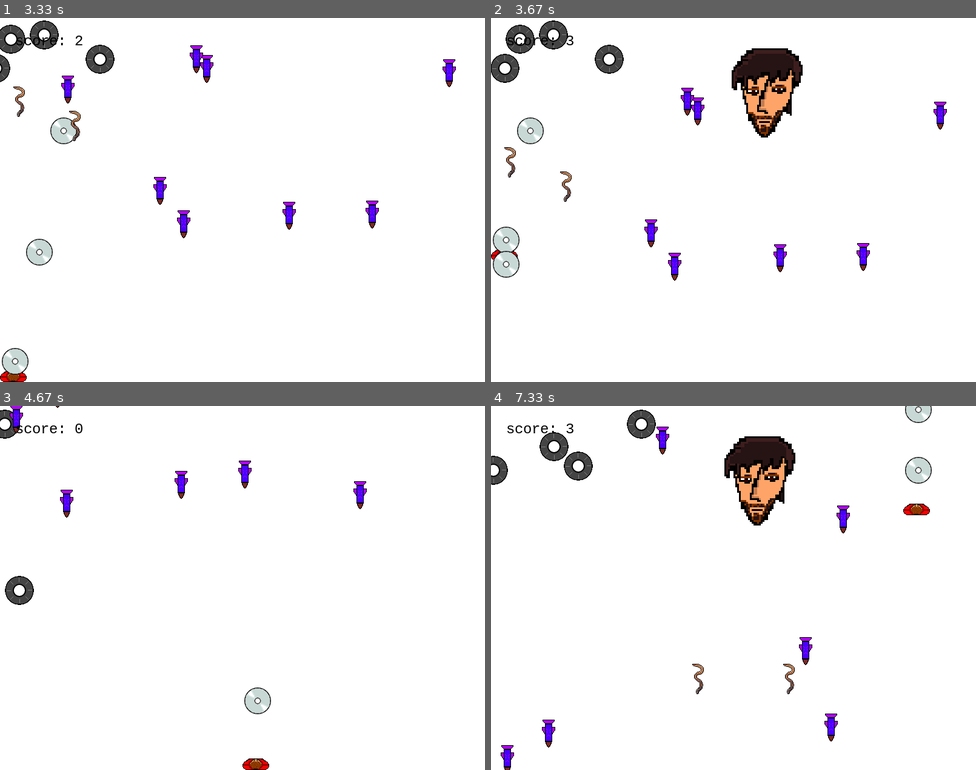
Above: before the commit, frames 1-4 (two rows, left to right).
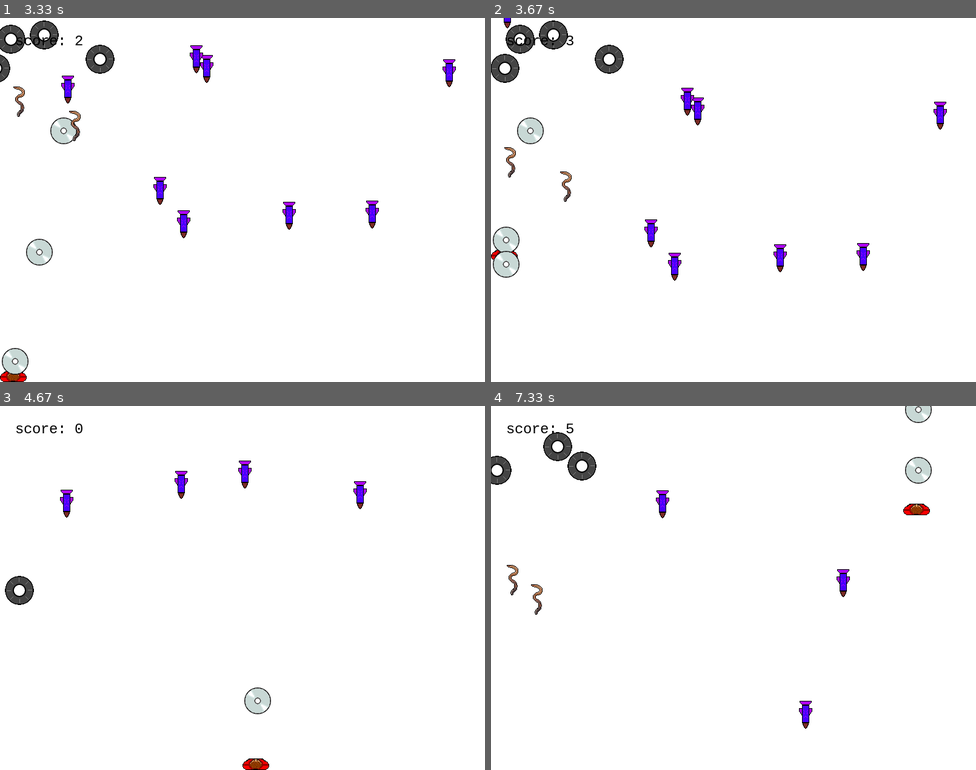
Above: after the commit, the same moments.

Repository: GilbertWilliams/Antimal2ElectricBoogaloo
Game: pygame game, started from main.py
Two runs of this game, one before a commit and one after it. Both use one fixed random seed, a clock stepped at 60 frames per second and the inputs below.
Inputs:
- Up to frame 1 (3.33 s): tap Enter at 0.33 s; tap Space at 0.67, 1.07, 1.37, 1.57, 1.87, 2.07, 2.37, 2.63, 2.97, 3.27 s; hold Up 1-1.47 s; hold Left 1.5-1.97 s; hold Left 2-2.53 s; hold Down 2.57-2.87 s; hold Left 2.9-3.3 s
- Up to frame 2 (3.67 s): hold Up from 3.33 s (still down); tap Space at 3.4 s
- Up to frame 3 (4.67 s): release Up at 3.7 s; hold Right 3.73-4.37 s; tap Space at 3.8, 4.1, 4.47 s; hold Down from 4.4 s (still down)
- Up to frame 4 (7.33 s): release Down at 4.77 s; hold Left 4.8-5.27 s; tap Space at 4.87, 5.17, 5.37, 5.67, 5.87, 6.2, 6.5, 6.7, 7, 7.27 s; hold Right 5.3-5.77 s; hold Up 5.8-6.1 s; hold Right 6.13-6.6 s; hold Up 6.63-7.17 s; hold Down from 7.2 s (still down)

Frame 1 is identical in both runs. In frame 2, 2.4% of the frame differs, in the area x 2-65%, y 0-33%; in frame 3, 0.3%; in frame 4, 4.9%, in the area x 0-74%, y 1-100%.

Commit message:
fixed boss spawning

Diff:
--- a/main.py
+++ b/main.py
@@ -297,7 +297,7 @@
         scoreboard = scoreFont.render("score: " + scoreString, 1, (0, 0, 0))
         screen.blit(scoreboard, (25,25))
 
-        scoreLimit = 3
+        scoreLimit = 30
         # Enemy counter for boss fight
         if score >= scoreLimit and not hasSpawned:
             bossSprite.add(boss)
